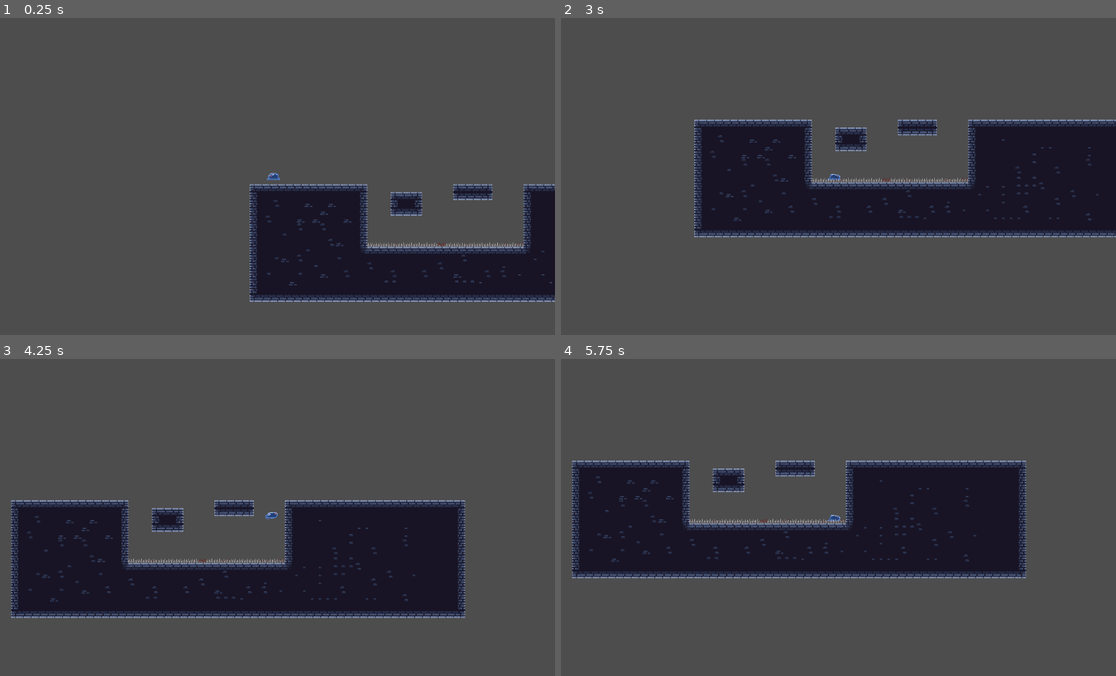
Above: before the commit, frames 1-4 (two rows, left to right).
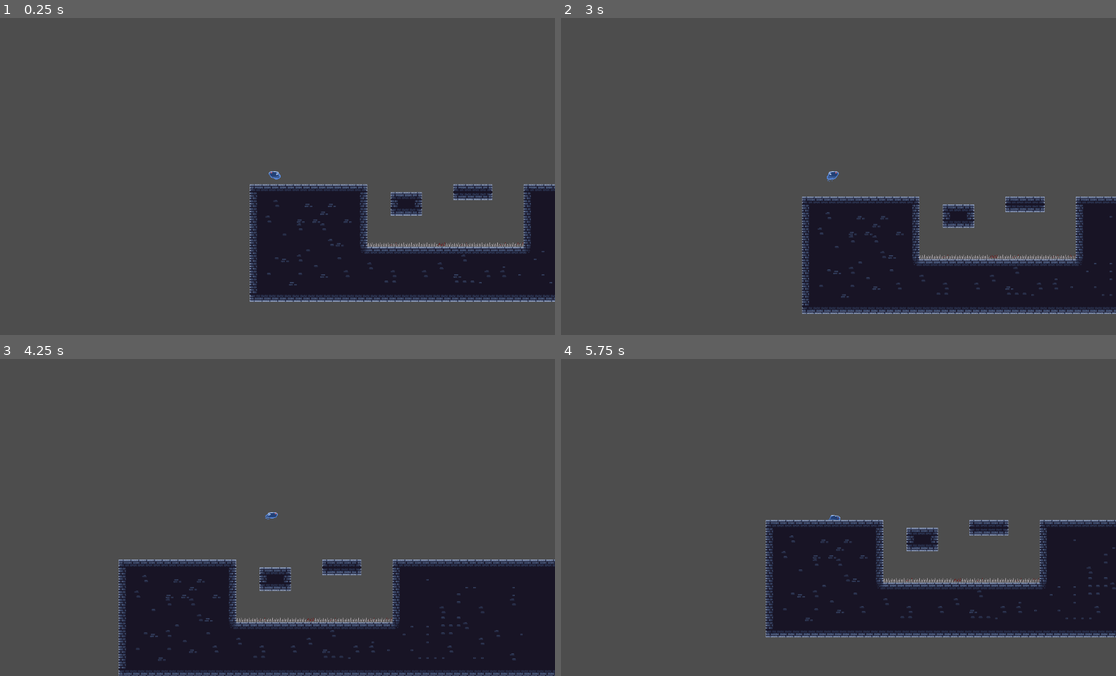
Above: after the commit, the same moments.

Repository: sirBruh/Main-Game
Game: Godot game, scene res://Scenes/world.tscn
Same seed, same stepped clock (60 frames per second), same inputs: the game is played once before the commit and once after it. The project has no main scene, so this scene is started directly.
Inputs:
- Up to frame 1 (0.25 s): no input
- Up to frame 2 (3 s): tap Enter (ui_accept) at 0.5, 0.77, 1.52 s; hold Right (ui_right) 0.53-2.03 s; hold Left (ui_left) 2.03-2.78 s; hold Right (ui_right) from 2.78 s (still down)
- Up to frame 3 (4.25 s): keep holding Right (ui_right); tap Enter (ui_accept) at 3.02, 3.77 s
- Up to frame 4 (5.75 s): release Right (ui_right) at 4.28 s; hold Left (ui_left) 4.28-5.03 s; tap Enter (ui_accept) at 4.52 s; hold Right (ui_right) from 5.03 s (still down)

The runs differ from the first frame. In frame 1, less than 0.1% of the frame differs, in the area x 48-51%, y 48-52%; in frame 2, 32%; in frame 3, 37%, in the area x 2-100%, y 44-100%; in frame 4, 36%.

Commit message:
Fixing the spikes

Diff:
--- a/Scenes/Player.gd
+++ b/Scenes/Player.gd
@@ -34,8 +34,10 @@
 		if velocity.y != 0:
 			sprite.play("jump")
 	elif velocity.x == 0:
-		sprite.play("idle")
-
+		if velocity.y == 0:
+			sprite.play("idle")
+		if velocity.y != 0:
+			sprite.play("jump")
 
 	#changing direction
 	if direction > 0:
--- /dev/null
+++ b/Scenes/spikes.tscn
@@ -0,0 +1,8 @@
+[gd_scene load_steps=2 format=3 uid="uid://duggy8u16egn"]
+
+[sub_resource type="RectangleShape2D" id="RectangleShape2D_lar3b"]
+
+[node name="Spikes" type="Area2D"]
+
+[node name="CollisionShape2D" type="CollisionShape2D" parent="."]
+shape = SubResource("RectangleShape2D_lar3b")
--- a/Scenes/world.tscn
+++ b/Scenes/world.tscn
@@ -2,9 +2,7 @@
 
 [ext_resource type="Texture2D" uid="uid://bwreprf7xmst0" path="res://Sprites/Tilemap/Dungeon Tile Set/Dungeon Tile Set.png" id="1_2om83"]
 [ext_resource type="PackedScene" uid="uid://prxahbc8ihrk" path="res://Scenes/Player.tscn" id="1_i3bq6"]
-
-[sub_resource type="RectangleShape2D" id="RectangleShape2D_iyq3x"]
-size = Vector2(335, 10)
+[ext_resource type="PackedScene" uid="uid://duggy8u16egn" path="res://Scenes/spikes.tscn" id="1_jn0pj"]
 
 [sub_resource type="TileSetAtlasSource" id="TileSetAtlasSource_1fi5t"]
 texture = ExtResource("1_2om83")
@@ -370,23 +368,12 @@
 
 [node name="World" type="Node2D"]
 
-[node name="Spikes" type="Area2D" parent="." groups=["Death"]]
-position = Vector2(48, 29)
-collision_layer = 0
-collision_mask = 0
-
-[node name="CollisionShape2D" type="CollisionShape2D" parent="Spikes" groups=["Death"]]
-position = Vector2(348.5, 177)
-shape = SubResource("RectangleShape2D_iyq3x")
-one_way_collision_margin = 0.0
+[node name="Spikes" parent="." groups=["Death"] instance=ExtResource("1_jn0pj")]
+position = Vector2(399, 206)
+scale = Vector2(16.08, 1)
 
 [node name="Player" parent="." groups=["Player"] instance=ExtResource("1_i3bq6")]
 position = Vector2(48, 34)
-
-[node name="AnimatedSprite2D" parent="Player" index="0"]
-animation = &"jump"
-autoplay = ""
-frame_progress = 0.0
 
 [node name="CollisionShape2D" parent="Player" index="1" groups=["Player"]]
 
@@ -397,6 +384,4 @@
 format = 2
 layer_0/tile_data = PackedInt32Array(1245241, 196608, 3, 1179705, 196608, 2, 1114169, 196608, 2, 1048633, 196608, 2, 98 …(14428 unchanged characters)…
 
-[connection signal="area_entered" from="Spikes" to="Player" method="_on_area_2d_area_entered"]
-
 [editable path="Player"]
